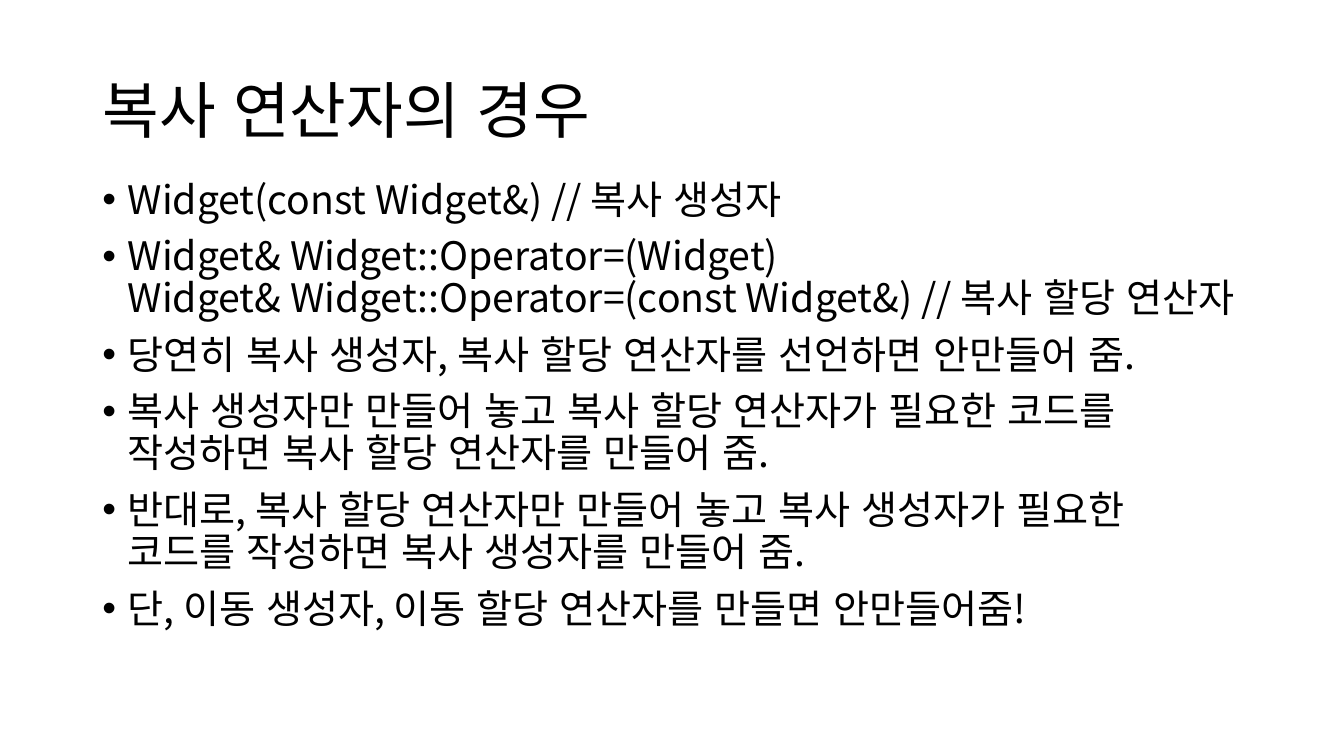
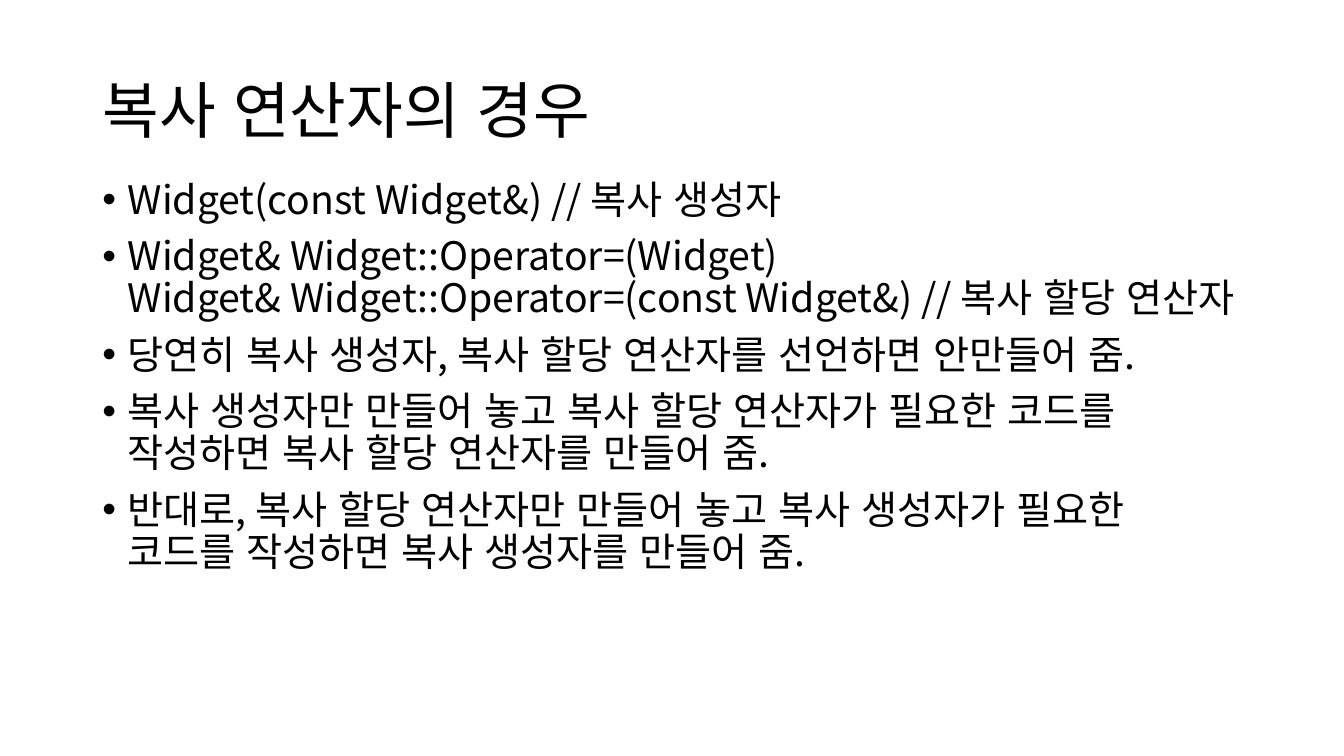
Before and after one commit to OptimizationStudy/Repo2018, a slide deck: slide 15 of PPT/ModernCppStudy_5_(8,16,17).pptx (slide 14 before the commit). Drawn at 1344x756 pixels with LibreOffice and Linux fonts; fonts in the diff are those of the drawing. Boxes give left, top, right and bottom in pixels: in the first picture for what was removed or moved away, otherwise in the second. Text is boxed around its words. In the diff, an @@ line names an element or a change of style, - is before the commit and + after.

```diff
--- a/PPT/ModernCppStudy_5_(8,16,17).pptx
+++ b/PPT/ModernCppStudy_5_(8,16,17).pptx
@@ text at box(128, 590, 1027, 630): paragraph removed @@
-• 단, 이동 생성자, 이동 할당 연산자를 만들면 안만들어줌!
```
Also in this commit, not shown: 1 other slide changed, 3 slides added.
